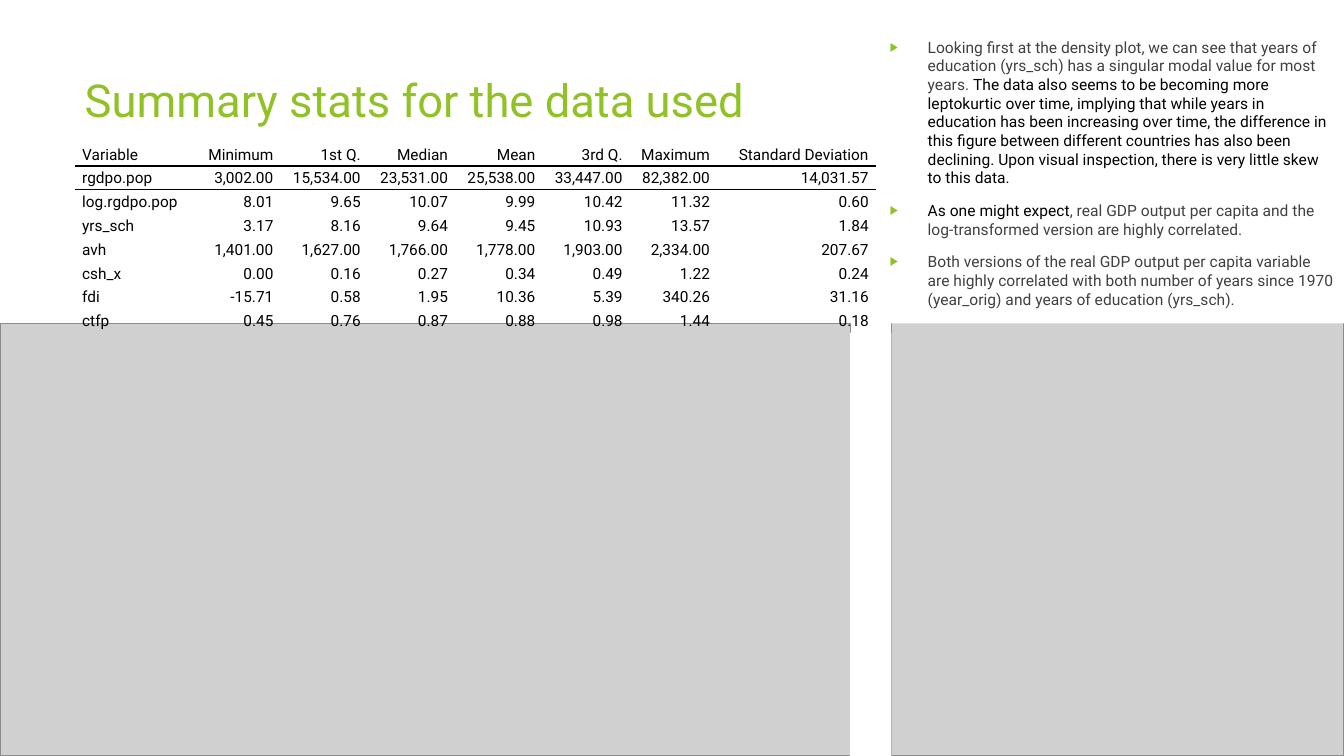
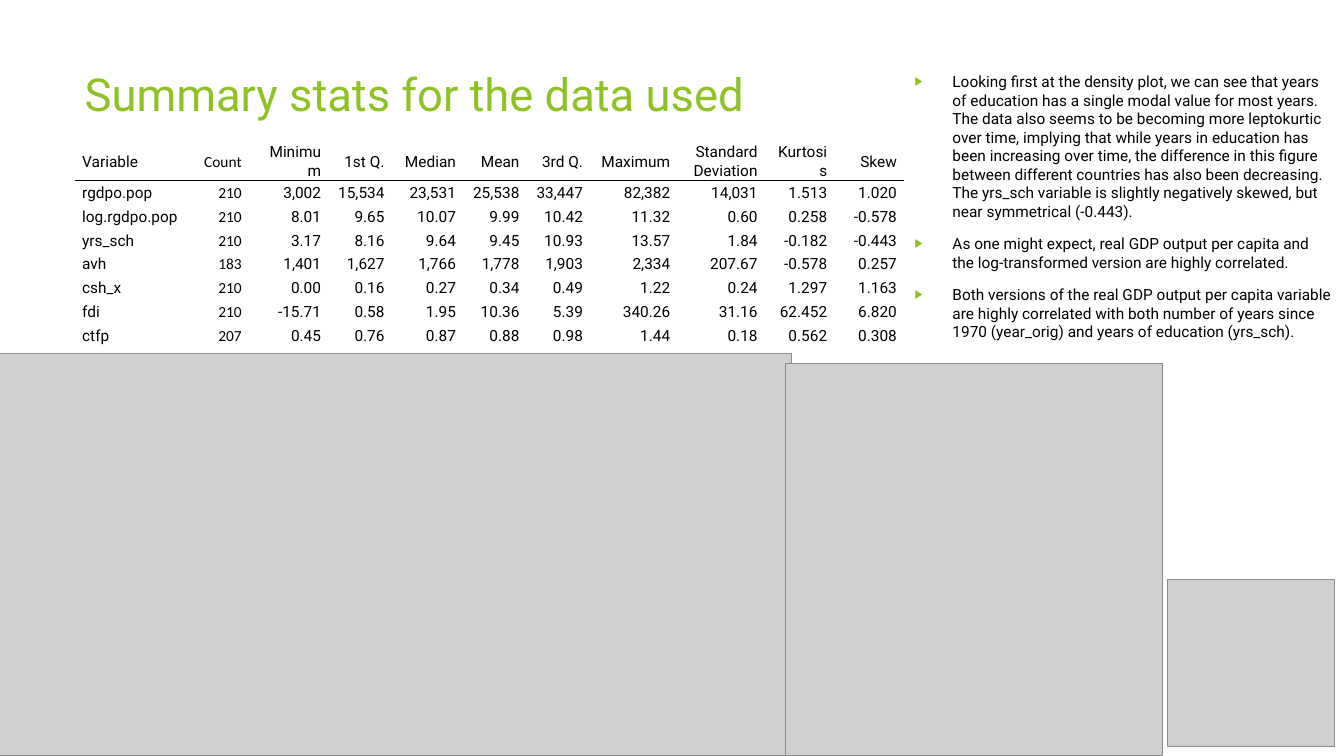
Before and after one commit to jack-n-ocallaghan/ecox-5004-analysis, a slide deck: slide 4 of ECOX5004 Pres 2 Proforma Slides - Jack O'Callaghan.pptx (slide 5 before the commit). Drawn at 1344x756 pixels with LibreOffice and Linux fonts; fonts in the diff are those of the drawing; grey boxes stand for pictures. Boxes give left, top, right and bottom in pixels: in the first picture for what was removed or moved away, otherwise in the second. Text is boxed around its words. In the diff, an @@ line names an element or a change of style, - is before the commit and + after.

```diff
--- a/ECOX5004 Pres 2 Proforma Slides - Jack O'Callaghan.pptx
+++ b/ECOX5004 Pres 2 Proforma Slides - Jack O'Callaghan.pptx
@@ text "Summary stats for the data ..." at bbox=[85, 76, 744, 121]: line spacing 1 to 0.9 @@
@@ text "Looking first at the density ...": place and size @@
-text "Looking first at the density ..." at bbox=[880, 0, 1344, 324]
+text "Looking first at the density ..." at bbox=[952, 75, 1331, 341]
@@ text "Looking first at the density ..." at bbox=[952, 75, 1331, 341]: fill #FFFFFF to none @@
@@ text at bbox=[952, 75, 1323, 221]: text changed; size 11.1 to 11 pt @@
-▶ Looking first at the density plot, we can see that years of education (yrs_sch) has a singular modal value for most years. The data also seems to be becoming more leptokurtic over time, implying that while years in education has been increasing over time, the difference in this figure between different countries has also been declining. Upon visual inspection, there is very little skew to this data.
+▶ Looking first at the density plot, we can see that years of education has a single modal value for most years. The data also seems to be becoming more leptokurtic over time, implying that while years in education has been increasing over time, the difference in this figure between different countries has also been decreasing. The yrs_sch variable is slightly negatively skewed, but near symmetrical (-0.443).
@@ table at bbox=[75, 142, 905, 348] @@
-column 2: Minimum | 3,002.00 | 8.01 | 3.17 | 1,401.00 | 0.00 | -15.71 | 0.45
-column 3: 1st Q. | 15,534.00 | 9.65 | 8.16 | 1,627.00 | 0.16 | 0.58 | 0.76
-column 4: Median | 23,531.00 | 10.07 | 9.64 | 1,766.00 | 0.27 | 1.95 | 0.87
-column 5: Mean | 25,538.00 | 9.99 | 9.45 | 1,778.00 | 0.34 | 10.36 | 0.88
-column 6: 3rd Q. | 33,447.00 | 10.42 | 10.93 | 1,903.00 | 0.49 | 5.39 | 0.98
-column 7: Maximum | 82,382.00 | 11.32 | 13.57 | 2,334.00 | 1.22 | 340.26 | 1.44
-column 8: Standard Deviation | 14,031.57 | 0.60 | 1.84 | 207.67 | 0.24 | 31.16 | 0.18
+column 2: Count | 210 | 210 | 210 | 183 | 210 | 210 | 207
+column 3: Minimum | 3,002 | 8.01 | 3.17 | 1,401 | 0.00 | -15.71 | 0.45
+column 4: 1st Q. | 15,534 | 9.65 | 8.16 | 1,627 | 0.16 | 0.58 | 0.76
+column 5: Median | 23,531 | 10.07 | 9.64 | 1,766 | 0.27 | 1.95 | 0.87
+column 6: Mean | 25,538 | 9.99 | 9.45 | 1,778 | 0.34 | 10.36 | 0.88
+column 7: 3rd Q. | 33,447 | 10.42 | 10.93 | 1,903 | 0.49 | 5.39 | 0.98
+column 8: Maximum | 82,382 | 11.32 | 13.57 | 2,334 | 1.22 | 340.26 | 1.44
+column 9: Standard Deviation | 14,031 | 0.60 | 1.84 | 207.67 | 0.24 | 31.16 | 0.18
+column 10: Kurtosis | 1.513 | 0.258 | -0.182 | -0.578 | 1.297 | 62.452 | 0.562
+column 11: Skew | 1.020 | -0.578 | -0.443 | 0.257 | 1.163 | 6.820 | 0.308
@@ table: place and size @@
-table at bbox=[75, 142, 878, 335]
+table at bbox=[75, 142, 905, 348]
@@ text at bbox=[952, 237, 1331, 341]: size 11.1 to 11 pt in "As one might expect, real GDP output ...", "Both versions of the real GDP output ..."; text colour #404040 to #000000 in "expect, real GDP output per capita and ...", "Both versions of the real GDP output ..." @@
@@ picture removed at bbox=[891, 285, 1344, 756] @@
@@ picture: place and size @@
-picture at bbox=[0, 324, 851, 756]
+picture at bbox=[0, 354, 791, 756]
@@ rectangle removed at bbox=[851, 333, 892, 756] @@
@@ picture added at bbox=[785, 363, 1163, 756] @@
@@ group removed at bbox=[0, 0, 1344, 756]: 5 freeform shapes, 3 triangles, 2 lines @@
@@ picture added at bbox=[1168, 580, 1335, 747] @@
```
Also in this commit, not shown: 7 other slides changed, 1 slide removed.
